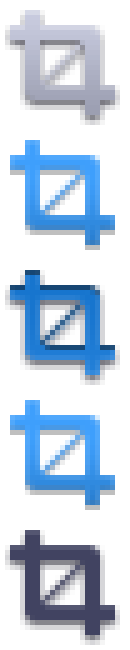
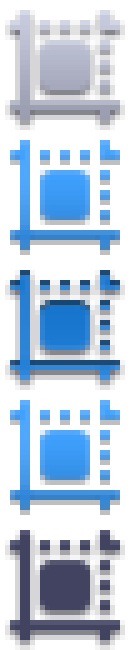
The second 130 x 650 image is a revision of the first. Changes to its layers:
added group "Layout" (1st of 2) with 5 layers above "Crop" over [5, 10, 125, 650]
added layer "Disabled copy 4" in group "Layout" over [5, 530, 125, 650]
added layer "Active copy 4" in group "Layout" over [10, 400, 120, 515]
added layer "Mouse down copy 4" in group "Layout" over [5, 270, 125, 390]
added layer "Mouse over copy 4" in group "Layout" over [10, 140, 120, 255]
added layer "Normal copy 4" in group "Layout" over [5, 10, 125, 130]
hid group "Crop" (5 layers) over [5, 10, 120, 645]
